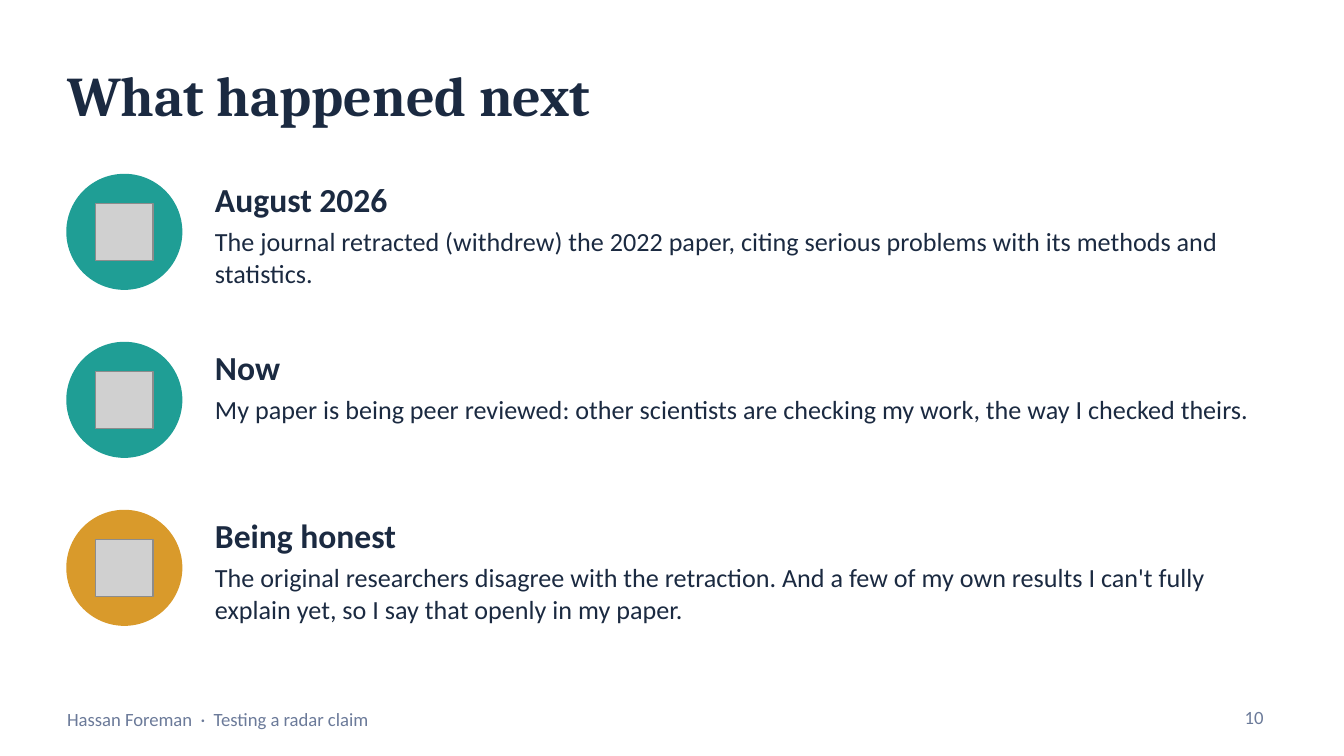
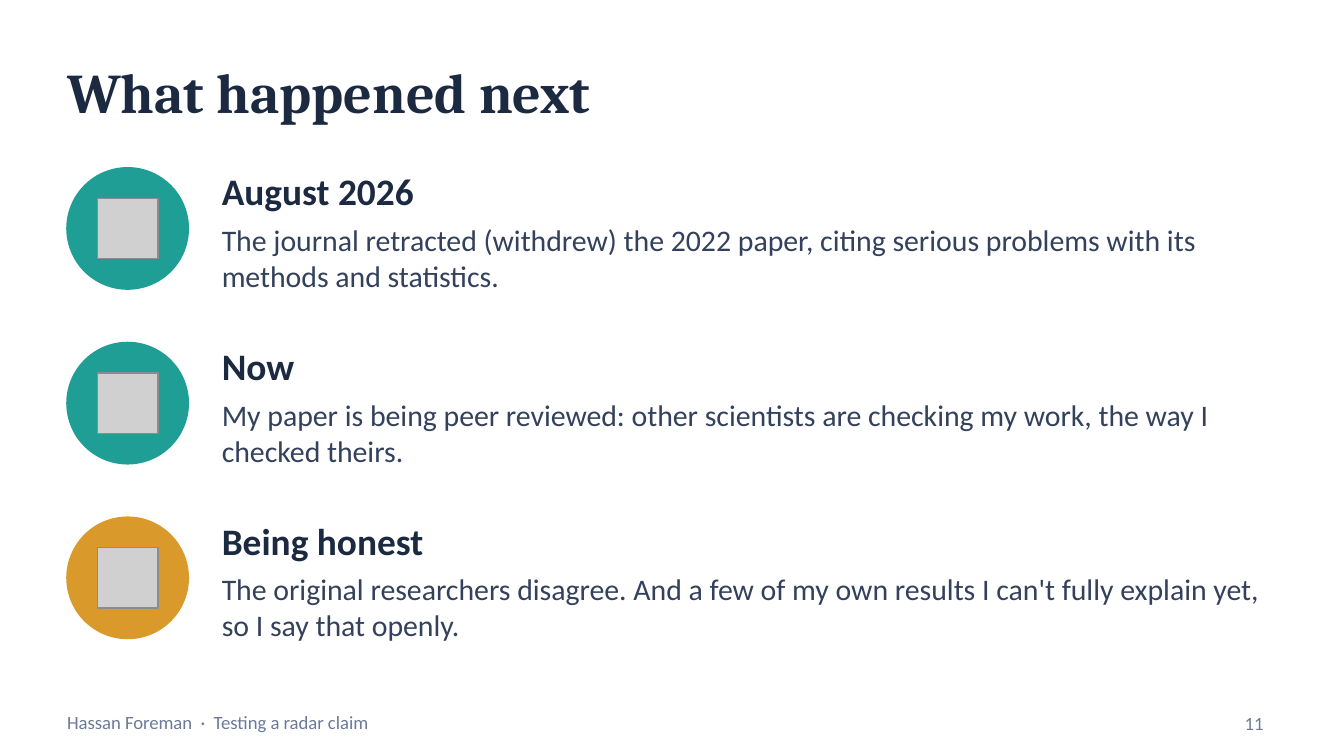
Before and after one commit to Hassanforeman/subsurface-sar-tomo, a slide deck: slide 11 of docs/outreach/Radar_and_the_Pyramids_Year9.pptx (slide 10 before the commit). Drawn at 1344x756 pixels with LibreOffice and Linux fonts; fonts in the diff are those of the drawing; grey boxes stand for pictures. Boxes give left, top, right and bottom in pixels: in the first picture for what was removed or moved away, otherwise in the second. Text is boxed around its words. In the diff, an @@ line names an element or a change of style, - is before the commit and + after.

```diff
--- a/docs/outreach/Radar_and_the_Pyramids_Year9.pptx
+++ b/docs/outreach/Radar_and_the_Pyramids_Year9.pptx
@@ ellipse: place and size @@
-ellipse at [67,175,181,289]
+ellipse at [67,168,188,289]
@@ size 18 to 20 pt in 3 elements at [222,355,294,381], [222,528,424,562], [222,179,414,212] @@
@@ text "August 2026": place and size @@
-text "August 2026" at [215,189,387,218]
+text "August 2026" at [222,179,414,212]
@@ picture: place and size @@
-picture at [95,203,152,259]
+picture at [97,199,157,259]
@@ text "The journal retracted (withdrew) the ..." at [222,229,1195,287]: size 14 to 16 pt, text colour #1B2A41 to #33415C @@
@@ text "The journal retracted (withdrew) the ...": place and size @@
-text "The journal retracted (withdrew) the ..." at [215,232,1217,283]
+text "The journal retracted (withdrew) the ..." at [222,229,1195,287]
@@ ellipse: place and size @@
-ellipse at [67,343,181,457]
+ellipse at [67,343,188,464]
@@ text "Now": place and size @@
-text "Now" at [215,358,280,381]
+text "Now" at [222,355,294,381]
@@ picture: place and size @@
-picture at [95,371,152,427]
+picture at [97,372,157,433]
@@ text "My paper is being peer ...": place and size @@
-text "My paper is being peer ..." at [215,401,1248,424]
+text "My paper is being peer ..." at [222,405,1208,462]
@@ text "My paper is being peer ..." at [222,405,1208,462]: size 14 to 16 pt, text colour #1B2A41 to #33415C @@
@@ ellipse: place and size @@
-ellipse at [67,511,181,625]
+ellipse at [67,517,188,638]
@@ text "Being honest": place and size @@
-text "Being honest" at [215,524,396,554]
+text "Being honest" at [222,528,424,562]
@@ picture: place and size @@
-picture at [95,539,152,595]
+picture at [97,548,157,609]
@@ text at [222,579,1258,641]: text changed; size 14 to 16 pt; text colour #1B2A41 to #33415C @@
-The original researchers disagree with the retraction. And a few of my own results I can't fully explain yet, so I say that openly in my paper.
+The original researchers disagree. And a few of my own results I can't fully explain yet, so I say that openly.
@@ page number removed at [1245,712,1264,724] @@
-10
@@ page number added at [1245,718,1264,730], 10 pt, text #6B7A99 @@
+11
```
Also in this commit, not shown: 8 other slides changed, 3 slides added, 2 slides removed, 6 other files.
